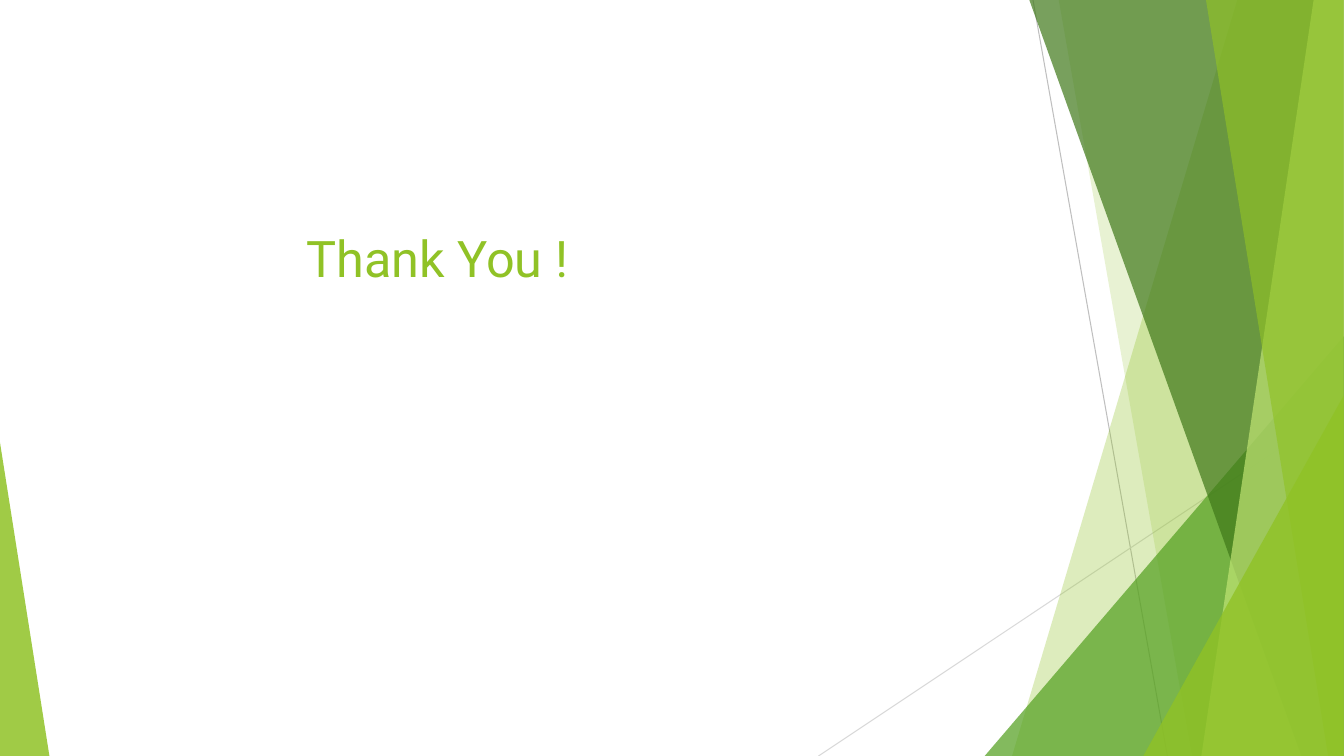
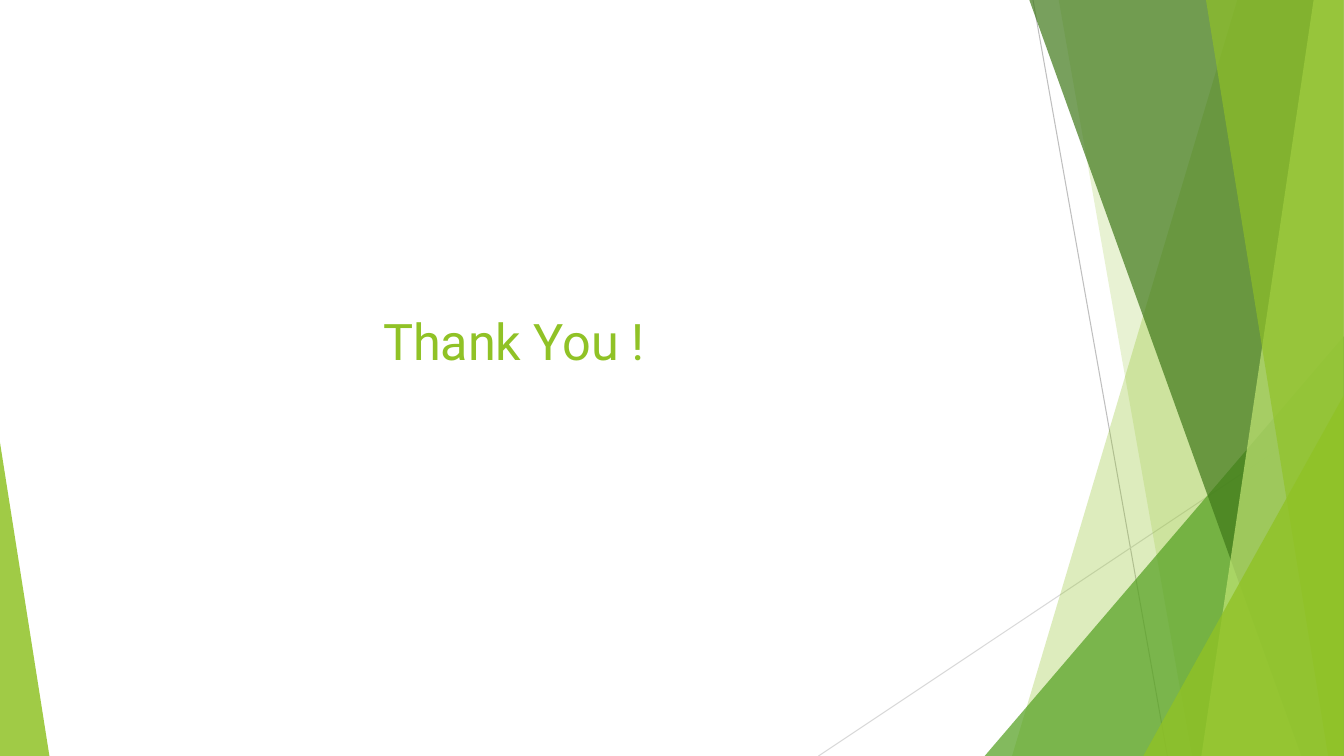
Before and after one commit to Ruthvicp/CS5551_Team_11_Project, a slide deck: slide 8 of Documentation/Critique/Critique.pptx. Drawn at 1344x756 pixels with LibreOffice and Linux fonts; fonts in the diff are those of the drawing. Boxes give left, top, right and bottom in pixels: in the first picture for what was removed or moved away, otherwise in the second. Text is boxed around its words. In the diff, an @@ line names an element or a change of style, - is before the commit and + after.

```diff
--- a/Documentation/Critique/Critique.pptx
+++ b/Documentation/Critique/Critique.pptx
@@ title "Thank You !": place and size @@
-title "Thank You !" at [306,239,542,278]
+title "Thank You !" at [383,322,619,361]
```
Also in this commit, not shown: 2 other slides changed, 2 slides added, 2 slides removed.
